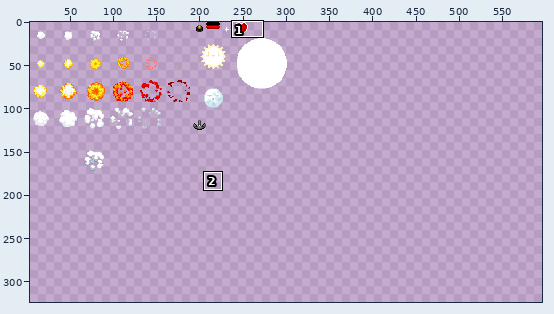
Edited in one commit: sprite sheet (Invasion.gmx/sprites/images/sprGfx_0.png). The picture above shows the old version from afar; the outline marks the close-up.
Close-up. Before:
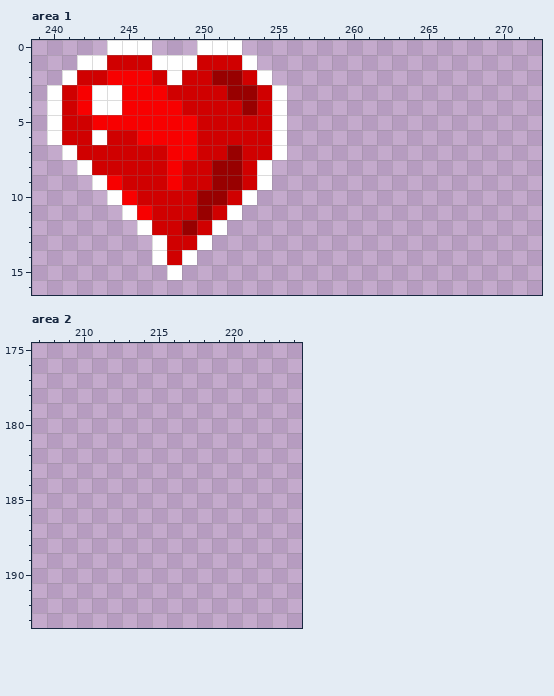
The file is 304x224 pixels. Colours within 5 levels of each other are drawn and written as one. Shown: area 1: x 239..272, y 0..16; area 2: x 207..224, y 175..193. The old version is drawn lined up with the new one, on the new canvas. The wide view leaves out empty margins. The commit also changed other parts of the picture, which this record leaves out.
The result:
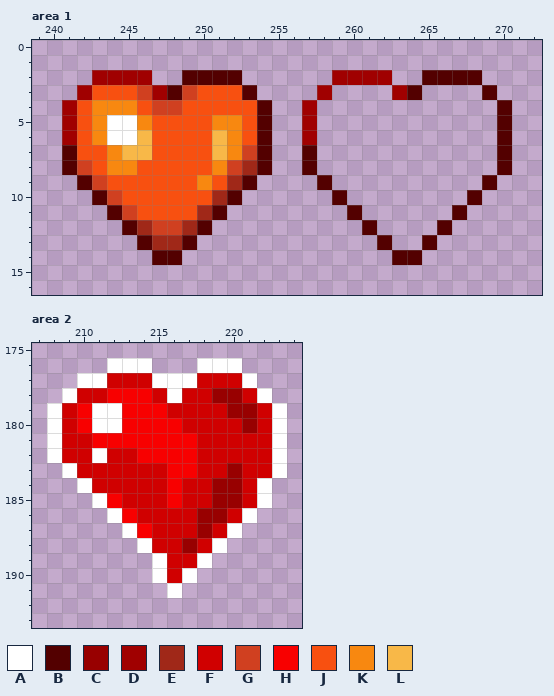
Palette (. is transparent): A #ffffff  B #530000  C #980000  D #a00000  E #a02818  F #d00000  G #d04020  H #f80000  J #f85010  K #f88810  L #f8b848
Difference:
canvas 304x224 -> 608x448
Changed rows in their new state; - is an unchanged pixel.
Area 1:
first column x 240:
 0 ----...---...------------------
 1 --............-----------------
 2 -..DDDD..BBBB..----DDDD--BBBB--
 3 ..DJJJGDBGJJJB..--D----DB----B-
 4 .DJKKKJGGJJJJJB.-D------------B
 5 .DJKAAKJJJJKKJB.-D------------B
 6 .DJKAALJJJJLKJB.-D------------B
 7 -BJJKLLJJJJLKGB.-B------------B
 8 -BGJKKJJJJJKGEB--B------------B
 9 --BGJJJJJJKJEB.---B----------B-
10 ---BGJJJJJJEB.-----B--------B--
11 ----BGJJJJEB.-------B------B---
12 -----BEGGEB.---------B----B----
13 ------BEEB.-----------B--B-----
14 -------BB.-------------BB------
15 --------.----------------------
Area 2:
first column x 208:
176 ----AAA---AAA---
177 --AAFFFAAAFFFA--
178 -AFFHHHFAFFCCFA-
179 AFHAAHHHFFFFCCFA
180 AFHAAHHHHFFFFCFA
181 AFFHHHHHHHFFFFFA
182 AFFAFFHHHHFFFFFA
183 -AFFFFFFHHFFCFFA
184 --AFFFFFHFFCCFA-
185 ---AHFFFHFFCCFA-
186 ----AHFFFFCCFA--
187 -----AHFFFCFA---
188 ------AFFCFA----
189 -------AFFA-----
190 -------AFA------
191 --------A-------
Where, in picture pixels (left, top, right, bottom), the same in both close-ups:
changed: (47, 40, 512, 280)
added: (47, 358, 287, 598)
